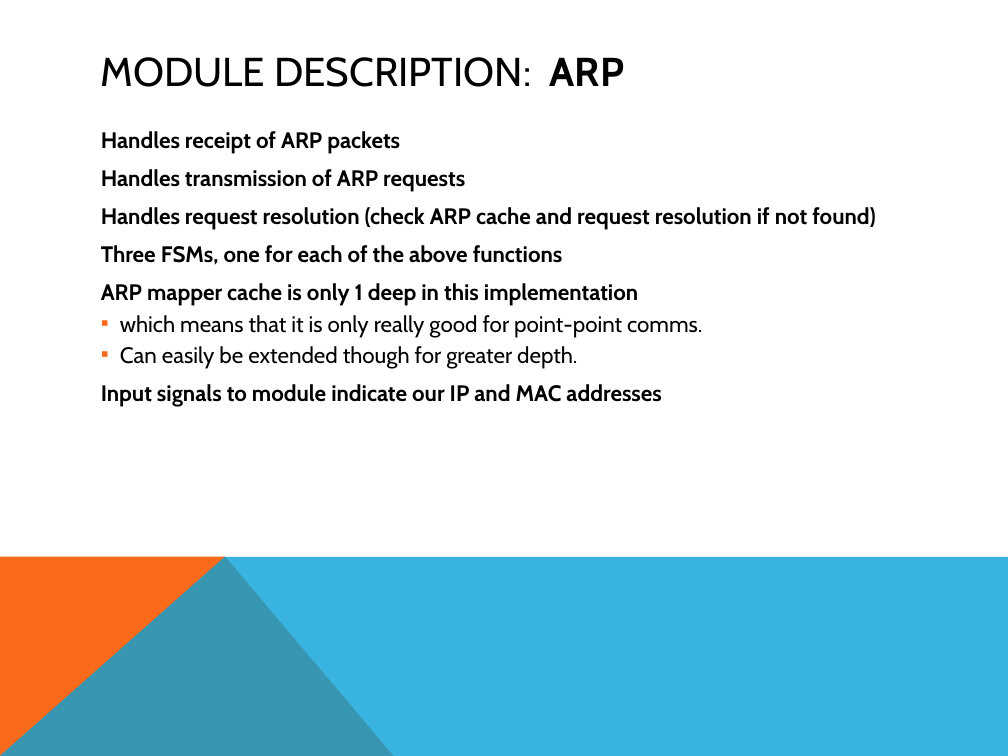
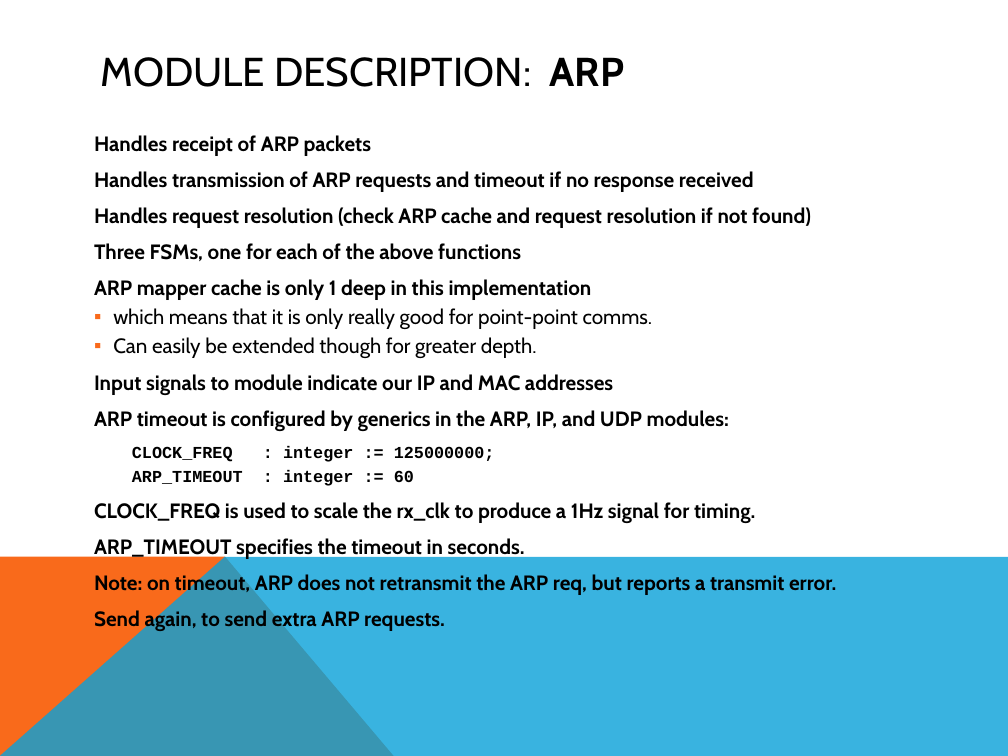
Before and after one commit to freecores/udp_ip_stack, a slide deck: slide 16 of doc/src/UDP_IP_Stack.pptx. Drawn at 1008x756 pixels with LibreOffice and Linux fonts; fonts in the diff are those of the drawing. Boxes give left, top, right and bottom in pixels: in the first picture for what was removed or moved away, otherwise in the second. Text is boxed around its words. In the diff, an @@ line names an element or a change of style, - is before the commit and + after.

Commit message:
V1.3 - ARP timeout and ARP cache reset control

```diff
--- a/doc/src/UDP_IP_Stack.pptx
+++ b/doc/src/UDP_IP_Stack.pptx
@@ text "Handles receipt of ARP packets" moved from (x1=101, y1=131, x2=876, y2=407) to (x1=94, y1=135, x2=836, y2=631) @@
@@ text at (x1=94, y1=135, x2=811, y2=395): size 16 to 14.8 pt in "Handles receipt of ARP packets", "Handles request resolution (check ARP cache and ...", "Three FSMs, one for each of the ...", "ARP mapper cache is only 1 deep ..." and 3 more places @@
@@ text at (x1=94, y1=171, x2=754, y2=192): text changed; size 16 to 14.8 pt @@
-Handles transmission of ARP requests
+Handles transmission of ARP requests and timeout if no response received
@@ text at (x1=94, y1=410, x2=836, y2=631): paragraphs added @@
+ARP timeout is configured by generics in the ARP, IP, and UDP modules:
+CLOCK_FREQ : integer := 125000000;
+ARP_TIMEOUT : integer := 60
+CLOCK_FREQ is used to scale the rx_clk to produce a 1Hz signal for timing.
+ARP_TIMEOUT specifies the timeout in seconds.
+Note: on timeout, ARP does not retransmit the ARP req, but reports a transmit error.
+Send again, to send extra ARP requests.
```
Also in this commit, not shown: 7 other slides changed, 17 other files.
